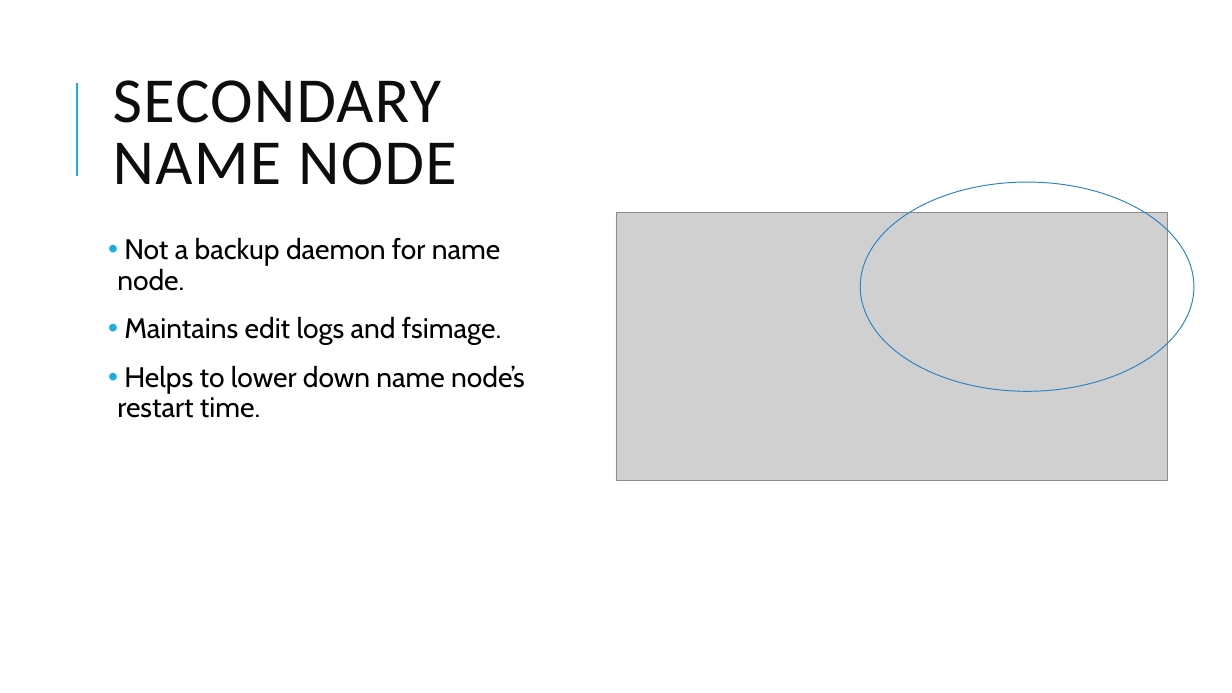
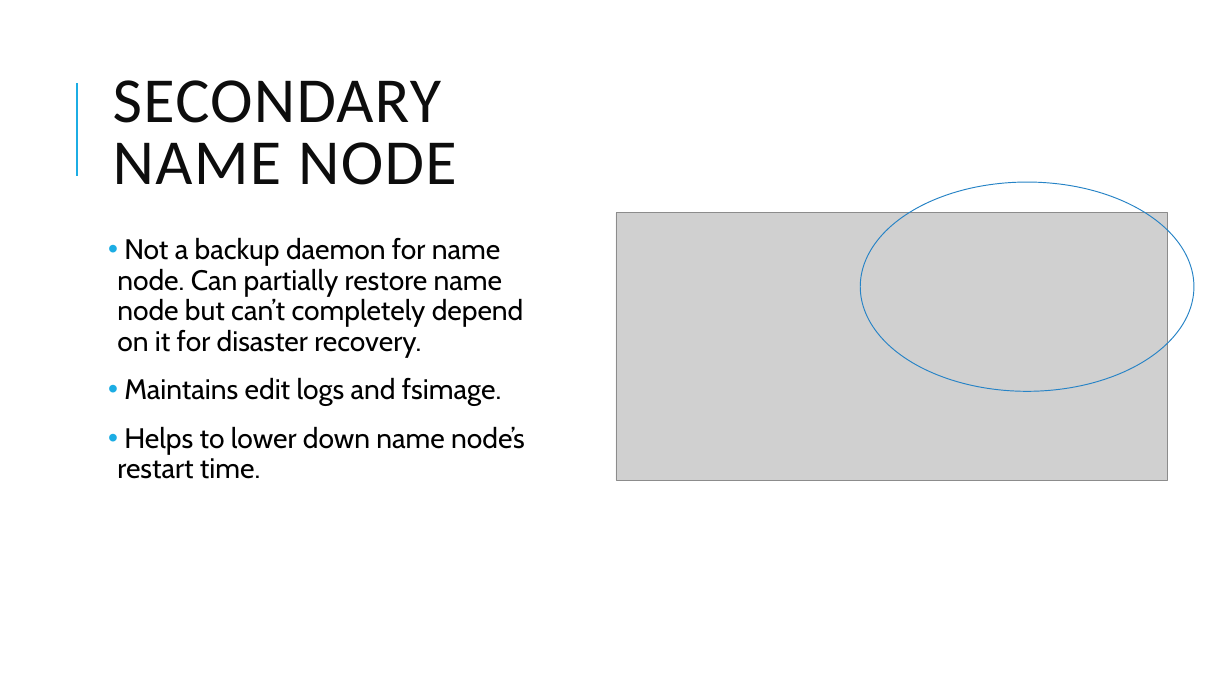
Before and after one commit to dsjili/eecs4314, a slide deck: slide 10 of Julian_Assignment1_10162016.pptx. Drawn at 1232x693 pixels with LibreOffice and Linux fonts; fonts in the diff are those of the drawing; grey boxes stand for pictures. Boxes give left, top, right and bottom in pixels: in the first picture for what was removed or moved away, otherwise in the second. Text is boxed around its words. In the diff, an @@ line names an element or a change of style, - is before the commit and + after.

```diff
--- a/Julian_Assignment1_10162016.pptx
+++ b/Julian_Assignment1_10162016.pptx
@@ text at box(117, 237, 524, 357): text changed @@
-• Not a backup daemon for name node.
+• Not a backup daemon for name node. Can partially restore name node but can’t completely depend on it for disaster recovery.
```
Also in this commit, not shown: 3 other slides changed.
